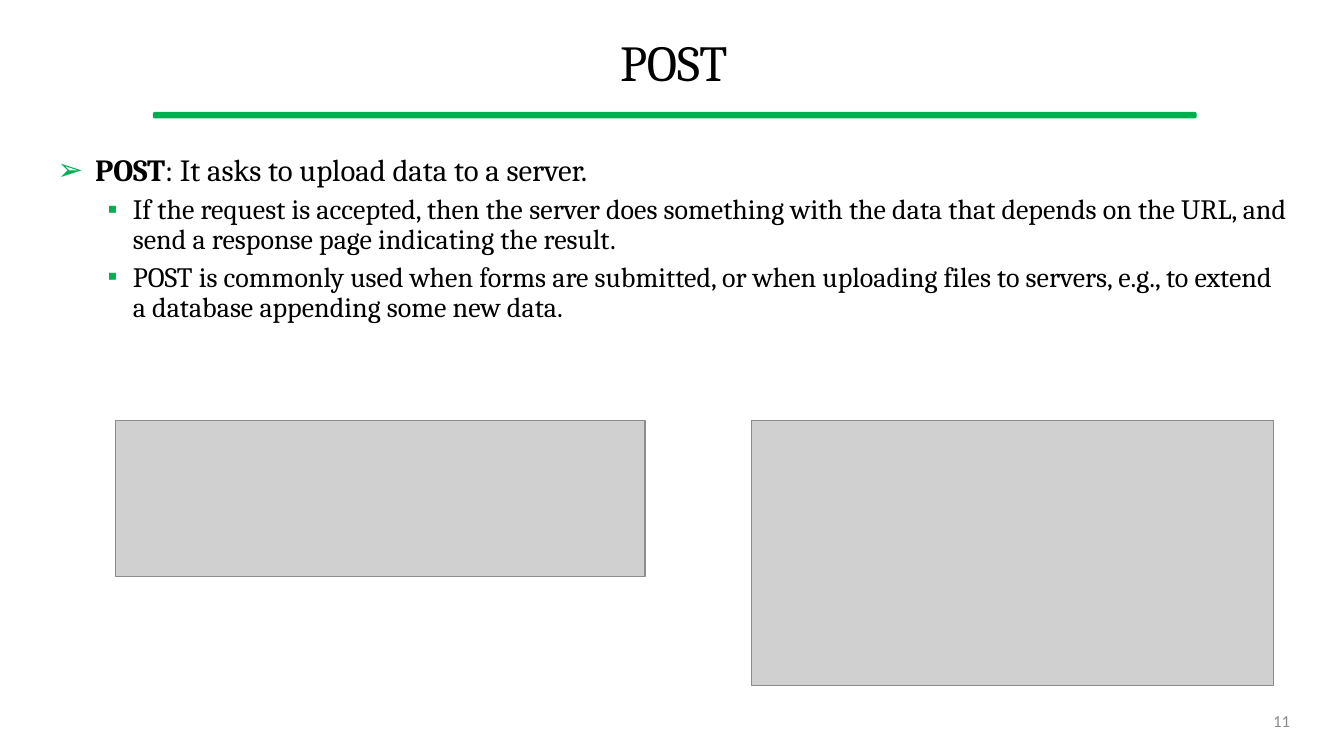
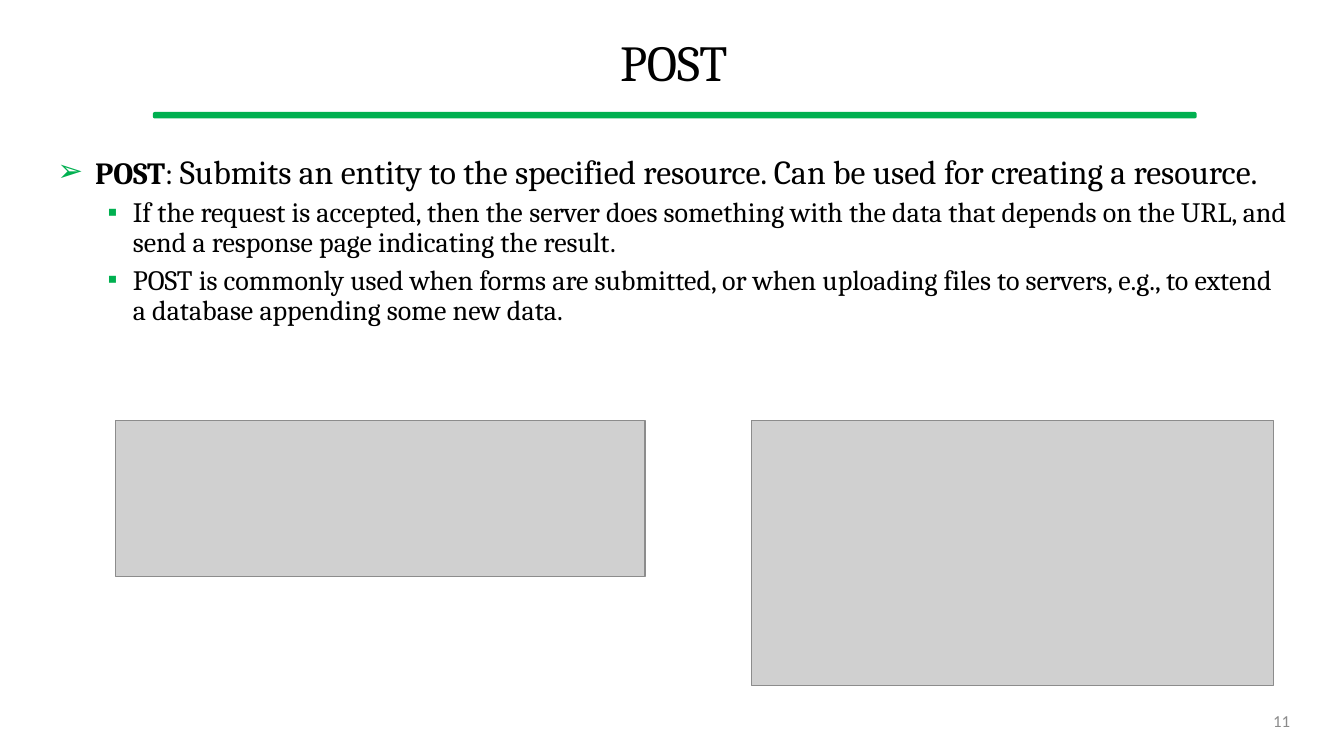
Before and after one commit to gcappon/bwthw, a slide deck: slide 11 of theory_05-http/theory_05-http.pptx. Drawn at 1344x756 pixels with LibreOffice and Linux fonts; fonts in the diff are those of the drawing; grey boxes stand for pictures. Boxes give left, top, right and bottom in pixels: in the first picture for what was removed or moved away, otherwise in the second. Text is boxed around its words. In the diff, an @@ line names an element or a change of style, - is before the commit and + after.

```diff
--- a/theory_05-http/theory_05-http.pptx
+++ b/theory_05-http/theory_05-http.pptx
@@ text at bbox=[95, 160, 1258, 192]: text changed; size 22 to 24 pt @@
-➢ POST: It asks to upload data to a server.
+➢ POST: Submits an entity to the specified resource. Can be used for creating a resource.
```
Also in this commit, not shown: 9 other slides changed, 7 slides added, 2 slides removed, 12 other files.
